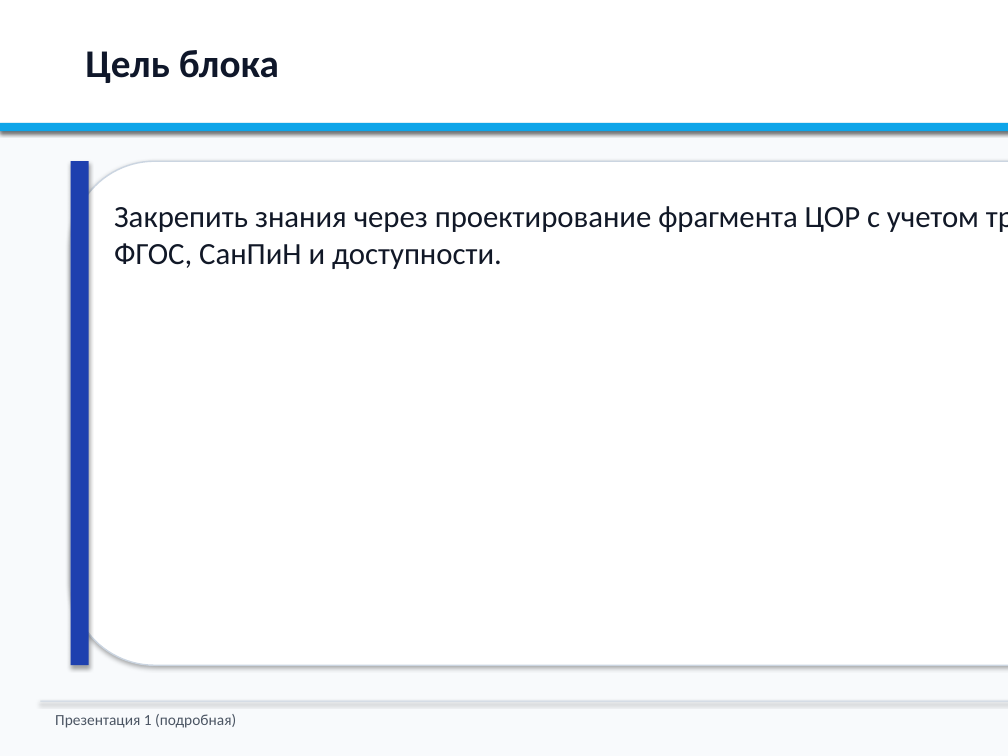
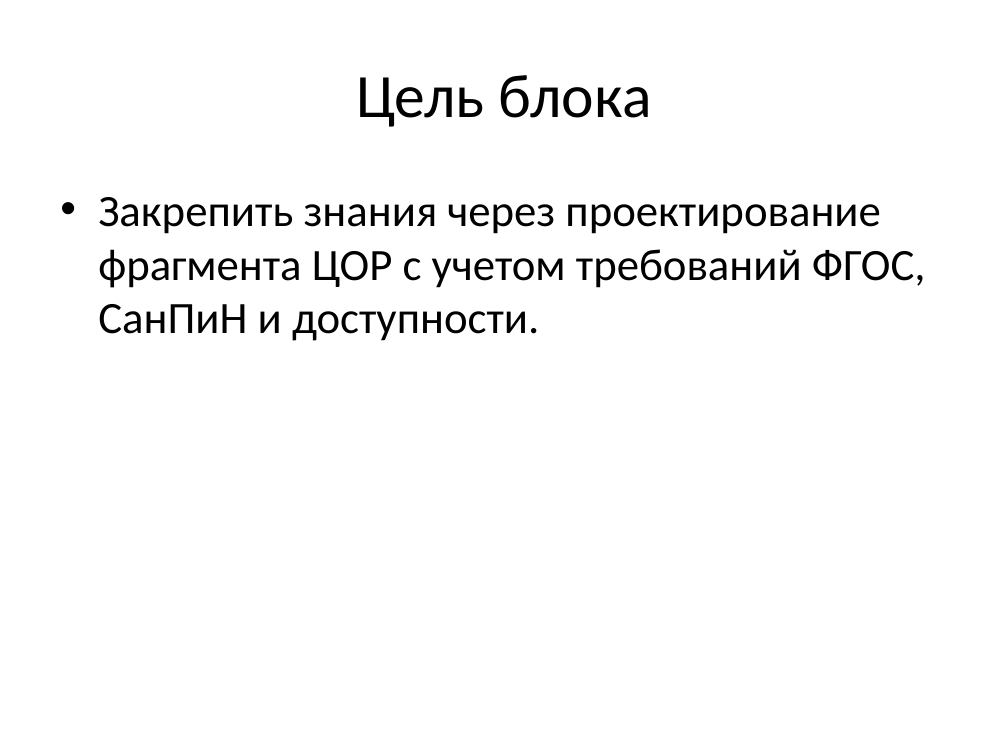
Before and after one commit to NastyaKL95/lms, a slide deck: slide 22 of presentation-topic-1-detailed.pptx (slide 24 before the commit). Drawn at 1008x756 pixels with LibreOffice and Linux fonts; fonts in the diff are those of the drawing. Boxes give left, top, right and bottom in pixels: in the first picture for what was removed or moved away, otherwise in the second. Text is boxed around its words. In the diff, an @@ line names an element or a change of style, - is before the commit and + after.

```diff
--- a/presentation-topic-1-detailed.pptx
+++ b/presentation-topic-1-detailed.pptx
@@ background #F8FAFC to #FFFFFF @@
@@ rectangle removed at [0, 0, 1008, 131] @@
@@ title "Цель блока": place and size @@
-title "Цель блока" at [85, 50, 279, 83]
+title "Цель блока" at [356, 75, 652, 127]
@@ title "Цель блока" at [356, 75, 652, 127]: size 28 to 44 pt, text colour #0F172A to #000000, bold off; alignment left to centre; vertical alignment top to middle @@
@@ rectangle removed at [0, 123, 1008, 131] @@
@@ text "Закрепить знания через проектирование фрагмента ...": place and size @@
-text "Закрепить знания через проектирование фрагмента ..." at [114, 206, 979, 269]
+text "Закрепить знания через проектирование фрагмента ..." at [98, 197, 926, 341]
@@ text "Закрепить знания через проектирование фрагмента ..." at [98, 197, 926, 341]: size 22 to 32 pt, text colour #111827 to #000000; bullet none to •; less space between paragraphs @@
@@ rounded rectangle removed at [71, 161, 1008, 665] @@
@@ rectangle removed at [71, 161, 89, 665] @@
@@ rectangle removed at [40, 701, 1008, 702] @@
@@ text removed at [55, 714, 236, 728] @@
-Презентация 1 (подробная)
```
Also in this commit, not shown: 25 other slides changed, 1 slide added, 4 slides removed, 2 other files.
